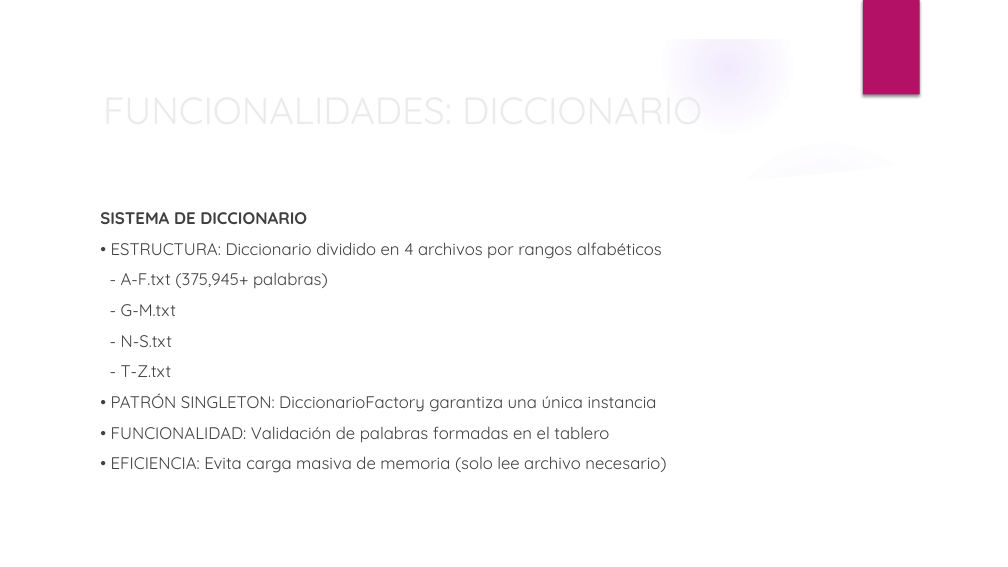
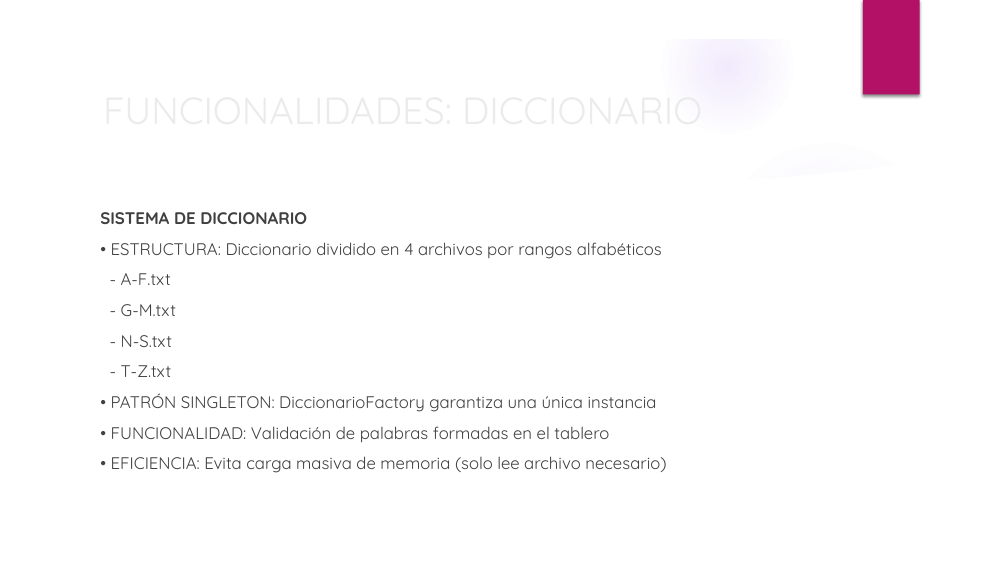
Before and after one commit to BinaryJuan/scrabble-poo, a slide deck: slide 42 of SCRABBLE.pptx (slide 43 before the commit). Drawn at 1008x567 pixels with LibreOffice and Linux fonts; fonts in the diff are those of the drawing; background and template pictures are left out. Boxes give left, top, right and bottom in pixels: in the first picture for what was removed or moved away, otherwise in the second. Text is boxed around its words. In the diff, an @@ line names an element or a change of style, - is before the commit and + after.

```diff
--- a/SCRABBLE.pptx
+++ b/SCRABBLE.pptx
@@ text at (x1=121, y1=273, x2=171, y2=285): text changed @@
-- A-F.txt (375,945+ palabras)
+- A-F.txt
```
Also in this commit, not shown: 12 other slides changed, 1 slide removed.
